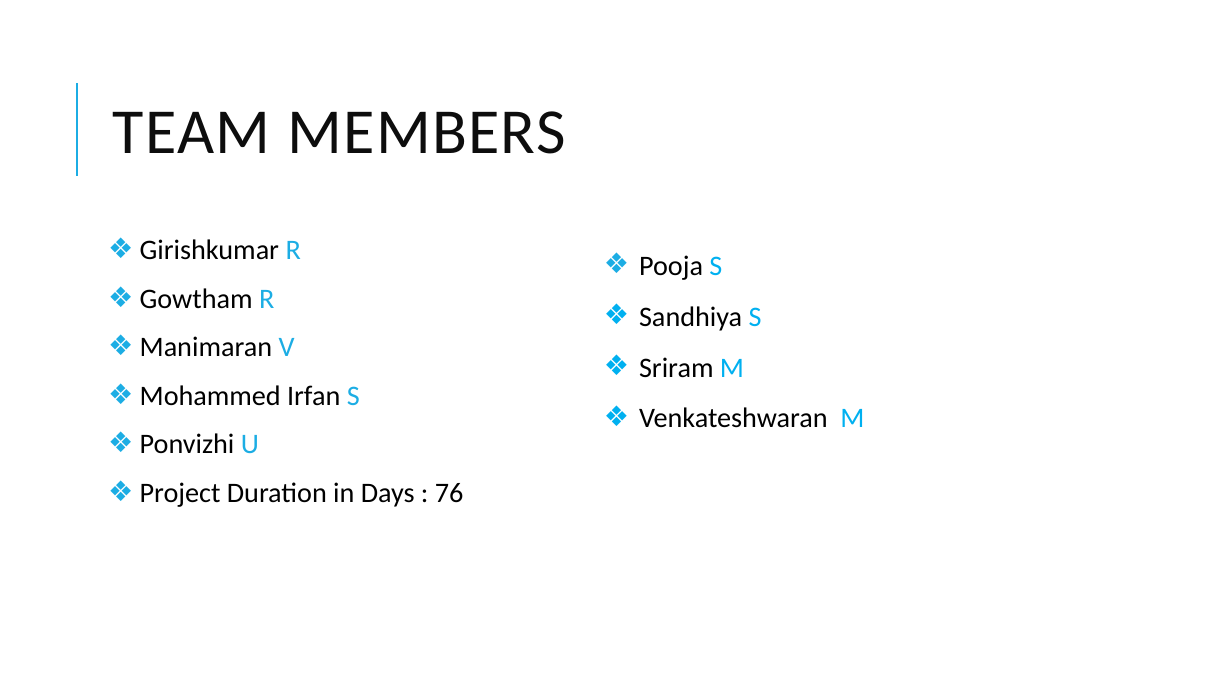
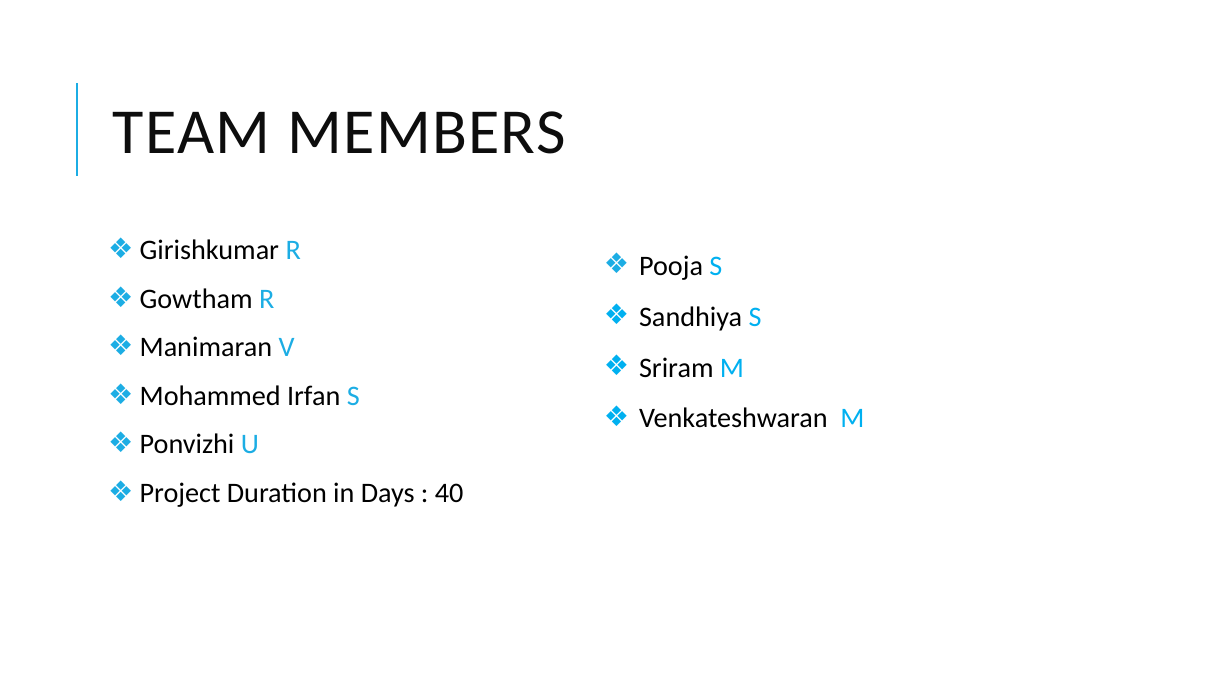
Before and after one commit to arvi9/ASPNet-WebAPI-Anngular-Project, a slide deck: slide 2 of Aurora/Demo/Aurora Demo.pptx. Drawn at 1232x693 pixels with LibreOffice and Linux fonts; fonts in the diff are those of the drawing. Boxes give left, top, right and bottom in pixels: in the first picture for what was removed or moved away, otherwise in the second. Text is boxed around its words. In the diff, an @@ line names an element or a change of style, - is before the commit and + after.

```diff
--- a/Aurora/Demo/Aurora Demo.pptx
+++ b/Aurora/Demo/Aurora Demo.pptx
@@ text at [140,482,464,507]: text changed @@
-❖ Project Duration in Days : 76
+❖ Project Duration in Days : 40
```
Also in this commit, not shown: 7 other slides changed, 2 slides added, 1 slide removed.
